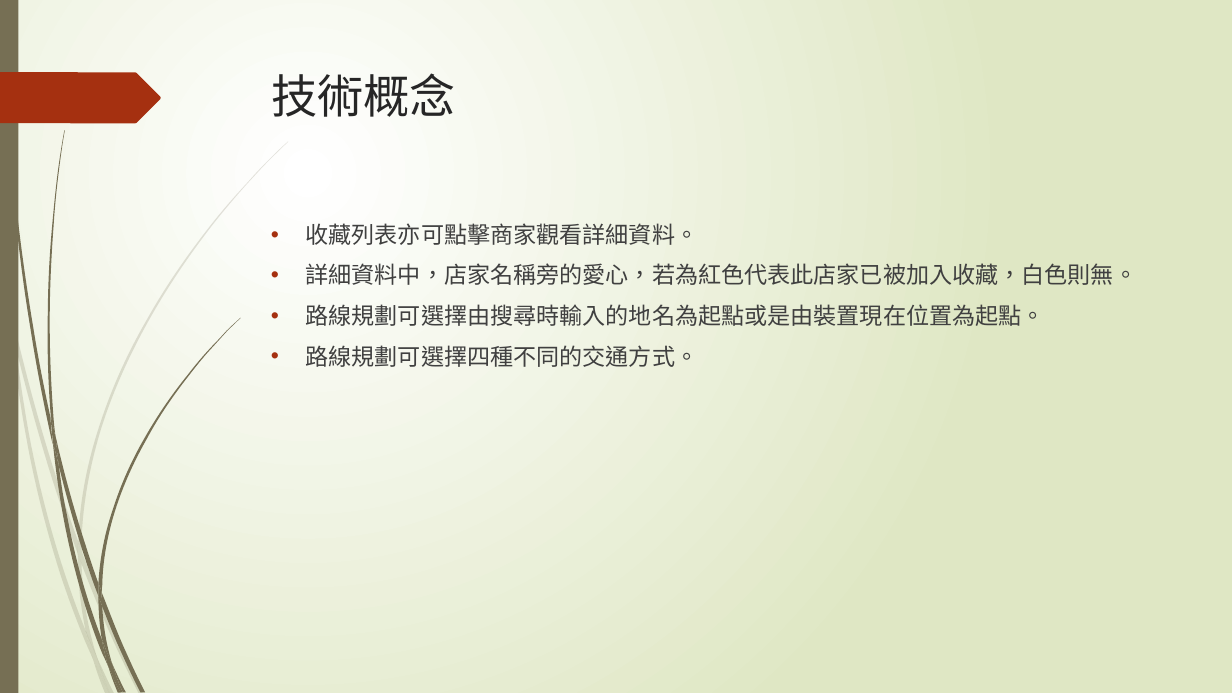
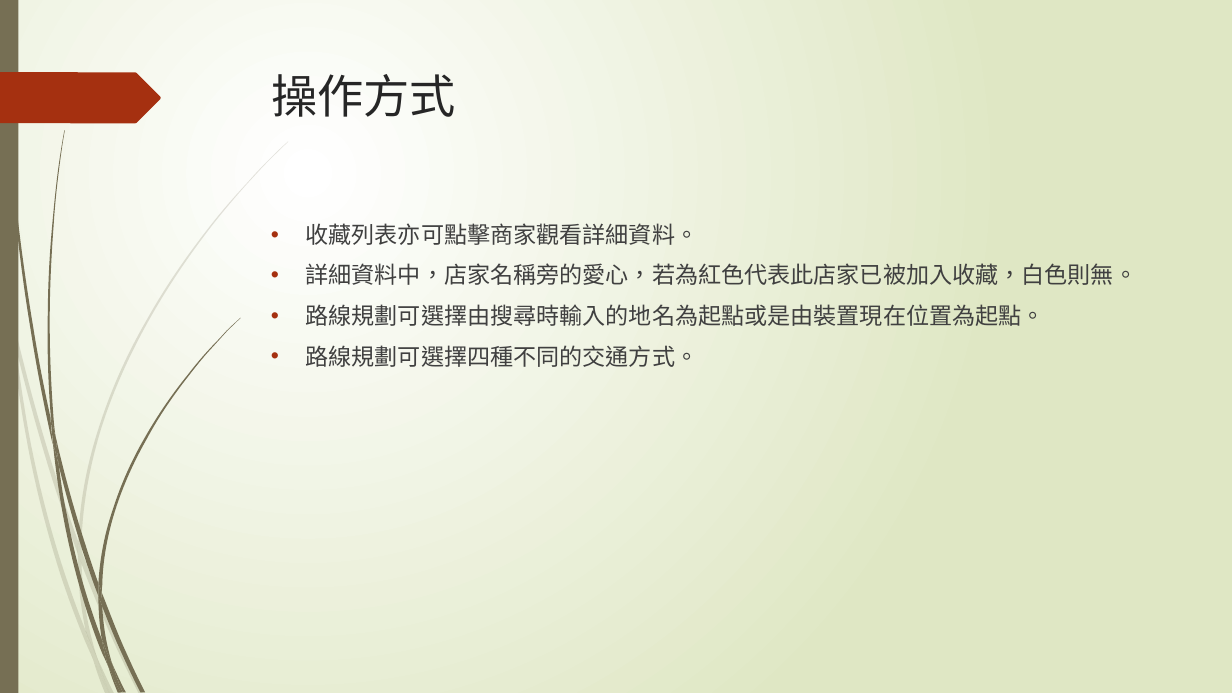
Before and after one commit to penut85420/WBSE_Project, a slide deck: slide 16 of 其他/YelpBlaBla.pptx. Drawn at 1232x693 pixels with LibreOffice and Linux fonts; fonts in the diff are those of the drawing. Boxes give left, top, right and bottom in pixels: in the first picture for what was removed or moved away, otherwise in the second. Text is boxed around its words. In the diff, an @@ line names an element or a change of style, - is before the commit and + after.

```diff
--- a/其他/YelpBlaBla.pptx
+++ b/其他/YelpBlaBla.pptx
@@ title at box(271, 74, 456, 117): text changed @@
-技術概念
+操作方式
```
Also in this commit, not shown: 3 other slides changed, 3 slides removed, 5 other files.
